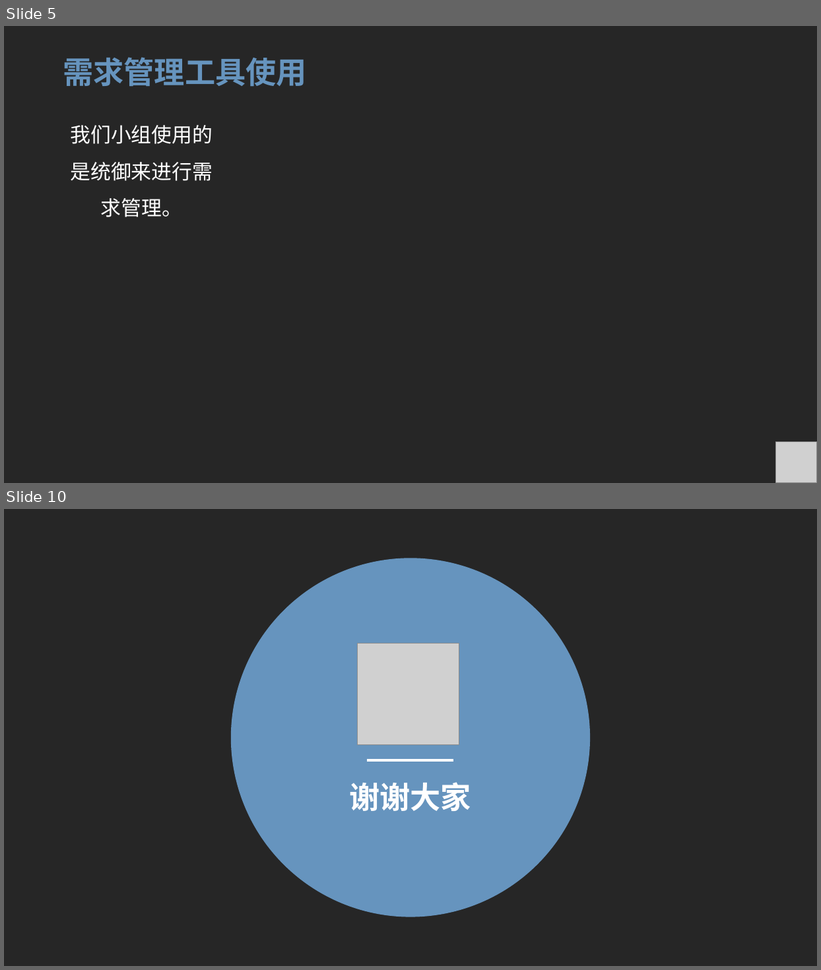
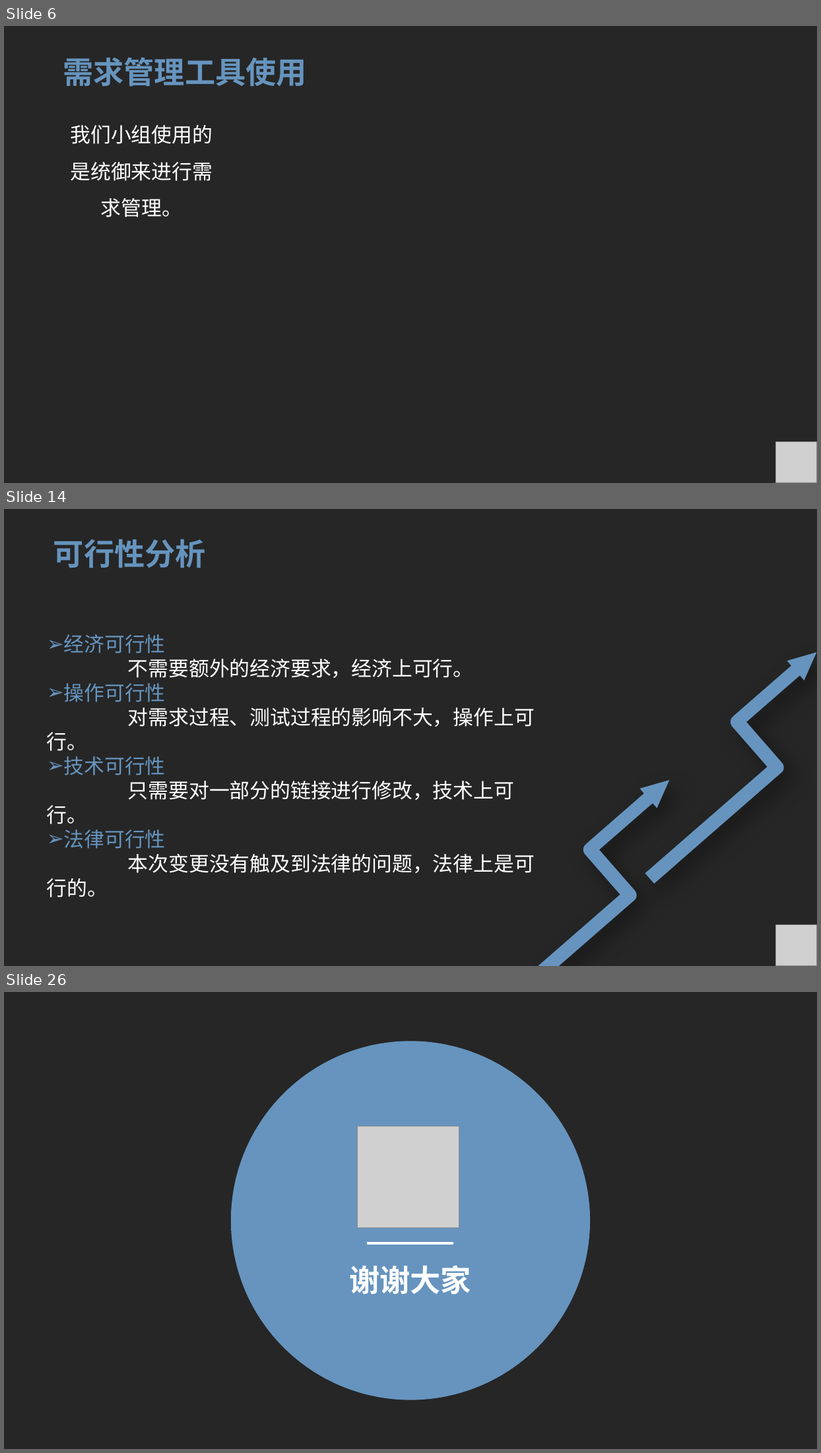
Before and after one commit to ToryXu0407/Project_yc, a slide deck: 需求工程/需求变更/需求变更.pptx. Shown one above the other, each under a label of ours: slides 5 and 10 before the commit, slides 6, 14 and 26 after it; the slides between them are not shown. The pictures are 821x970 and 821x1453 pixels, drawn with LibreOffice and Linux fonts; fonts in the diff are those of the drawing; grey boxes stand for pictures. Boxes give left, top, right and bottom in pixels: in the first picture for what was removed or moved away, otherwise in the second. Text is boxed around its words. In the diff, an @@ line names an element or a change of style, - is before the commit and + after.

Commit message:
需求变更最新版。

```diff
--- a/需求工程/需求变更/需求变更.pptx
+++ b/需求工程/需求变更/需求变更.pptx
@@ slide 14 added at (4, 509, 817, 966), background #4D4D4D; not listed: 1 template element that a slide beside it also shows @@
@@ title added at (54, 539, 206, 568), 36 pt, text #6694BE, bold @@
+可行性分析
@@ text added at (47, 634, 535, 898), 24 pt, text #FFFFFF @@
+➢ 经济可行性
+不需要额外的经济要求，经济上可行。
+➢ 操作可行性
+对需求过程、测试过程的影响不大，操作上可行。
+➢ 技术可行性
+只需要对一部分的链接进行修改，技术上可行。
+➢ 法律可行性
+本次变更没有触及到法律的问题，法律上是可行的。
@@ freeform shape added at (601, 643, 817, 884), fill #6694BE @@
@@ freeform shape added at (494, 770, 714, 966), fill #6694BE @@
@@ picture added at (776, 925, 817, 966) @@
@@ what was slide 5 is now slide 6 @@
@@ what was slide 10 is now slide 26 @@
```
Also in this commit, not shown: 5 slides changed, 15 other slides added, 9 other files.
